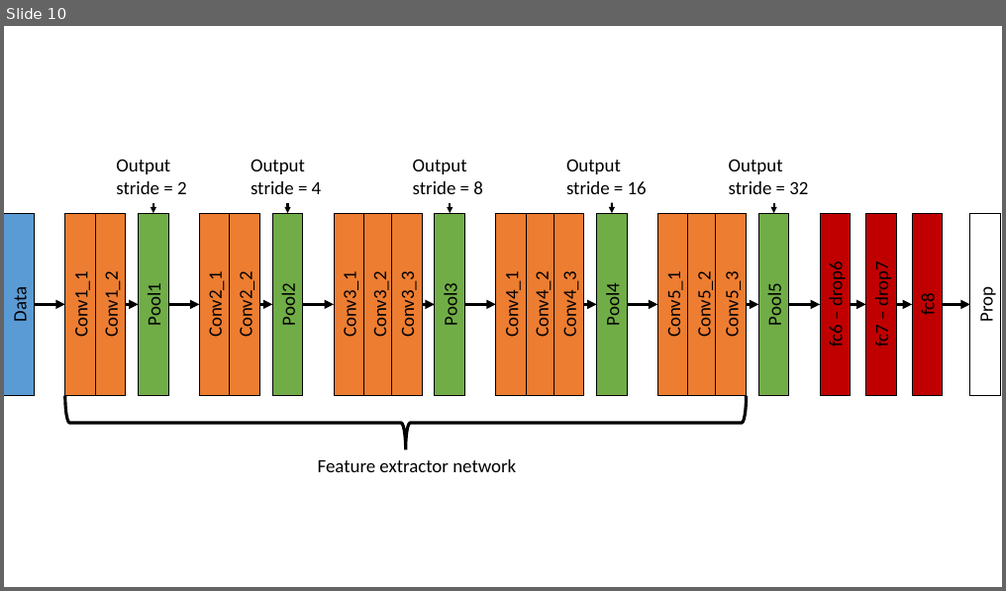
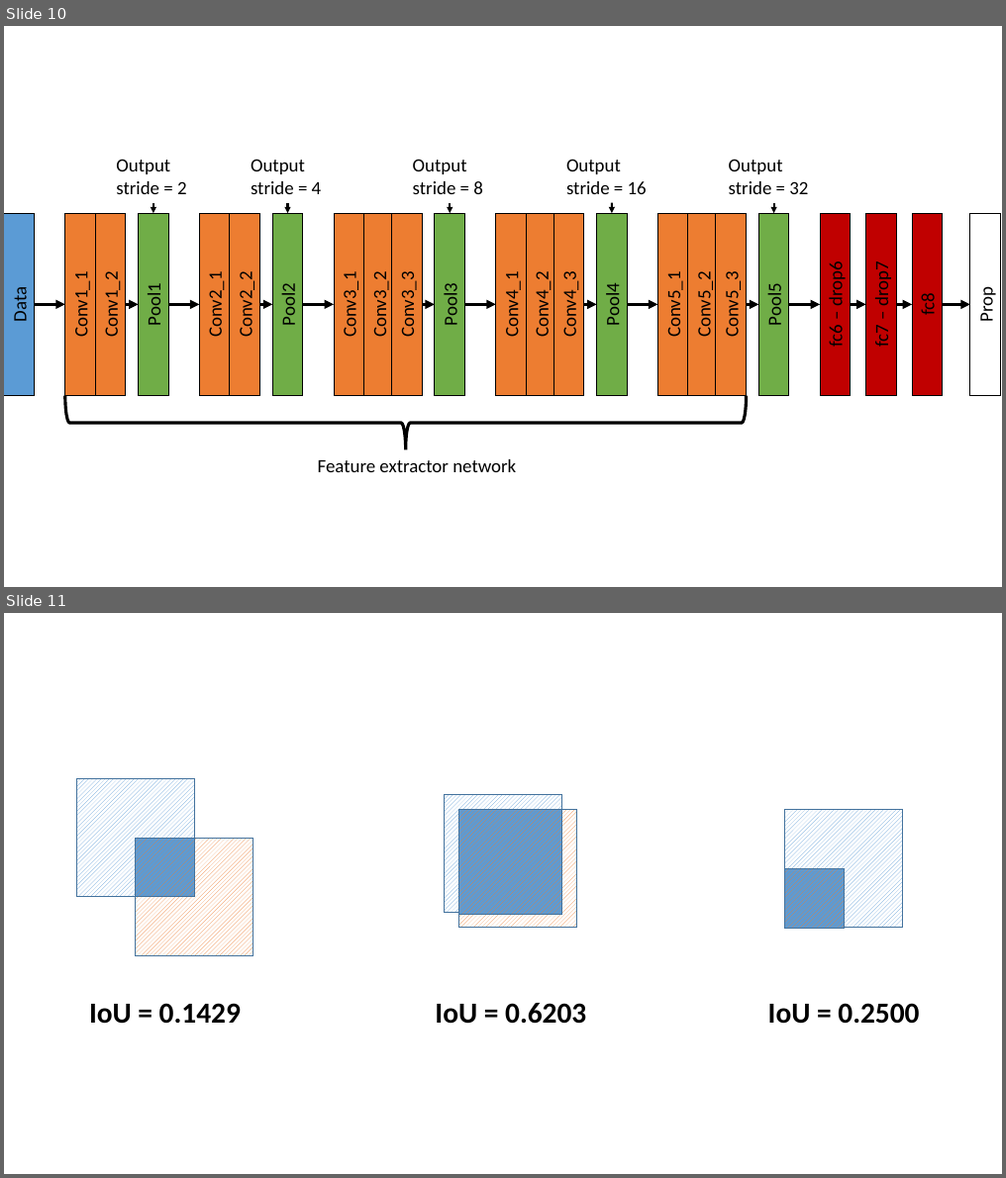
Before and after one commit to PGronborg/Source, a slide deck: Images/Figurer.pptx. Shown one above the other, each under a label of ours: slide 10 before the commit, slides 10 and 11 after it. The pictures are 1006x591 and 1006x1178 pixels, drawn with LibreOffice and Linux fonts; fonts in the diff are those of the drawing. Boxes give left, top, right and bottom in pixels: in the first picture for what was removed or moved away, otherwise in the second. Text is boxed around its words. In the diff, an @@ line names an element or a change of style, - is before the commit and + after.

```diff
--- a/Images/Figurer.pptx
+++ b/Images/Figurer.pptx
@@ slide 11 added at [4,613,1002,1174], background #FFFFFF @@
@@ rectangle added at [76,779,194,897], fill pattern #5B9BD5 on #FFFFFF, outline #43739E 1 pt @@
@@ rectangle added at [445,795,562,912], fill pattern #5B9BD5 on #FFFFFF, outline #43739E 1 pt @@
@@ rectangle added at [459,810,576,928], fill pattern #ED7D31 on #FFFFFF, outline #43739E 1 pt @@
@@ rectangle added at [459,810,562,915], fill pattern #ED7D31 on #5B9BD5, outline #43739E 1 pt @@
@@ rectangle added at [785,810,902,928], fill pattern #5B9BD5 on #FFFFFF, outline #43739E 1 pt @@
@@ rectangle added at [136,839,253,956], fill pattern #ED7D31 on #FFFFFF, outline #43739E 1 pt @@
@@ rectangle added at [136,839,195,897], fill pattern #ED7D31 on #5B9BD5, outline #43739E 1 pt @@
@@ rectangle added at [785,869,844,928], fill pattern #ED7D31 on #5B9BD5, outline #43739E 1 pt @@
@@ text added at [89,1003,241,1024], 28 pt, text #000000, bold @@
+IoU = 0.1429
@@ text added at [435,1003,586,1024], 28 pt, text #000000, bold @@
+IoU = 0.6203
@@ text added at [768,1003,919,1024], 28 pt, text #000000, bold @@
+IoU = 0.2500
```
Also in this commit, not shown: 1 slide changed, 18 other files.
